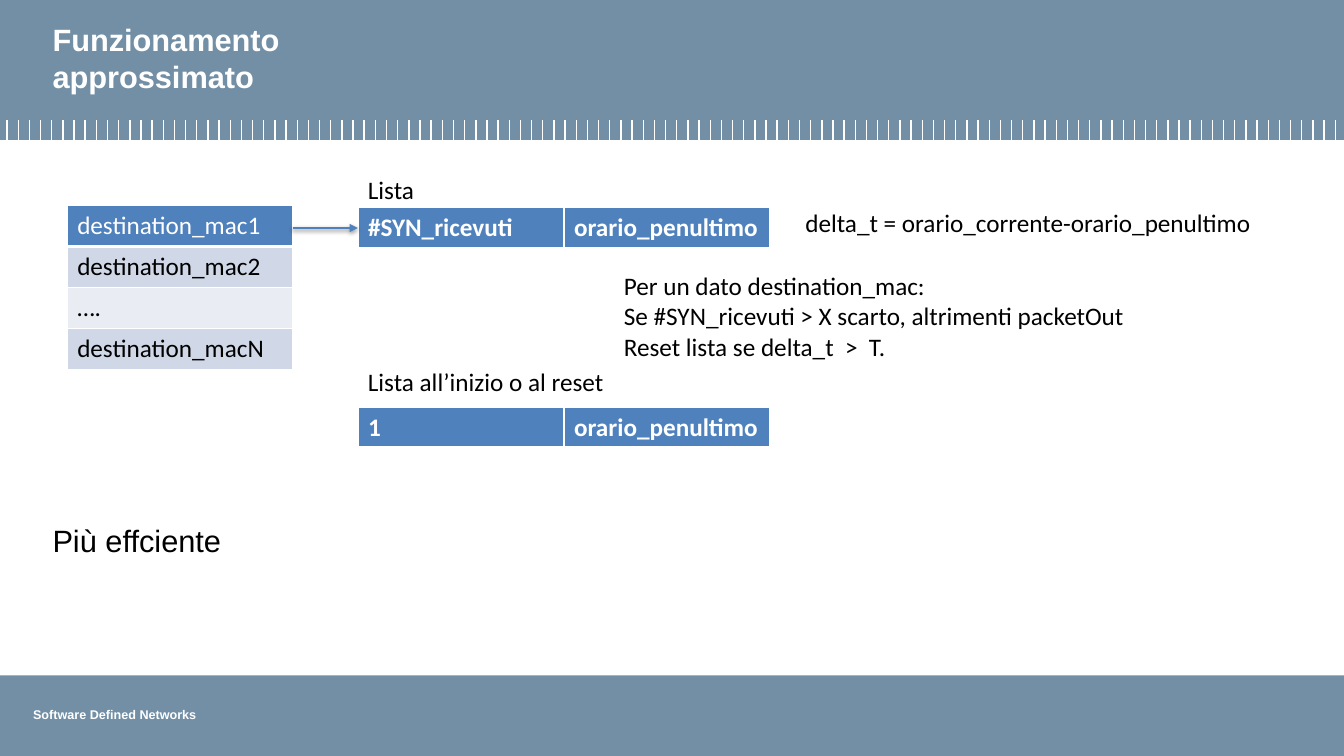
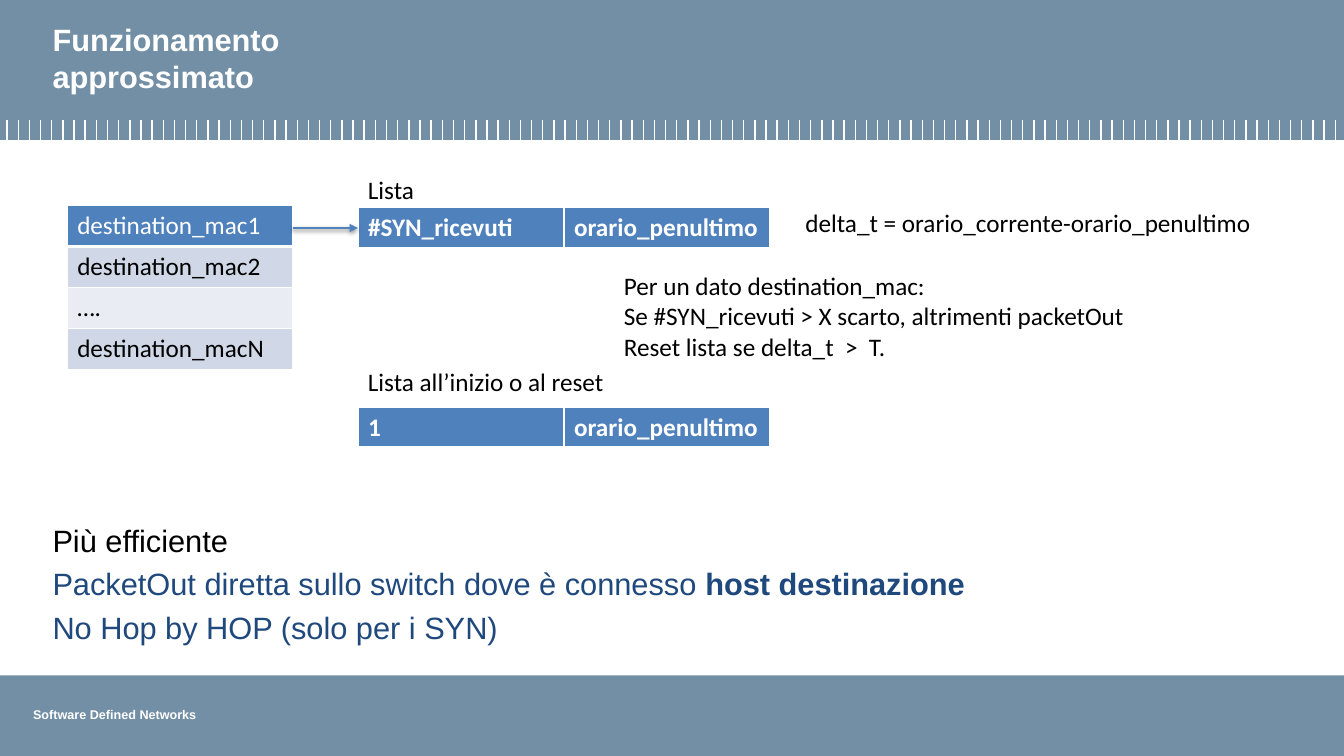
Before and after one commit to pierluigigrossi/progetto-SDN, a slide deck: slide 12 of finale8.pptx (slide 10 before the commit). Drawn at 1344x756 pixels with LibreOffice and Linux fonts; fonts in the diff are those of the drawing; background and template pictures are left out. Boxes give left, top, right and bottom in pixels: in the first picture for what was removed or moved away, otherwise in the second. Text is boxed around its words. In the diff, an @@ line names an element or a change of style, - is before the commit and + after.

```diff
--- a/finale8.pptx
+++ b/finale8.pptx
@@ text at (53, 529, 965, 644): text changed; text colour #000000 to #1F497D @@
-Più effciente
+Più efficiente
+PacketOut diretta sullo switch dove è connesso host destinazione
+No Hop by HOP (solo per i SYN)
```
Also in this commit, not shown: 3 other slides changed, 2 slides added, 1 other file.
